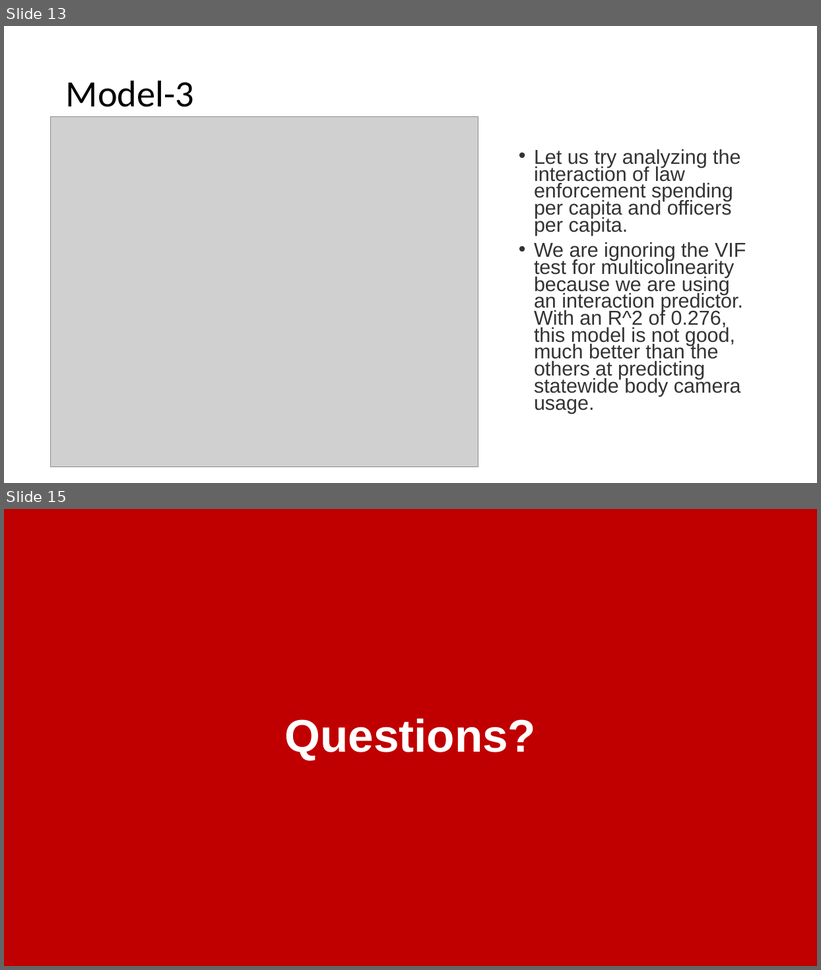
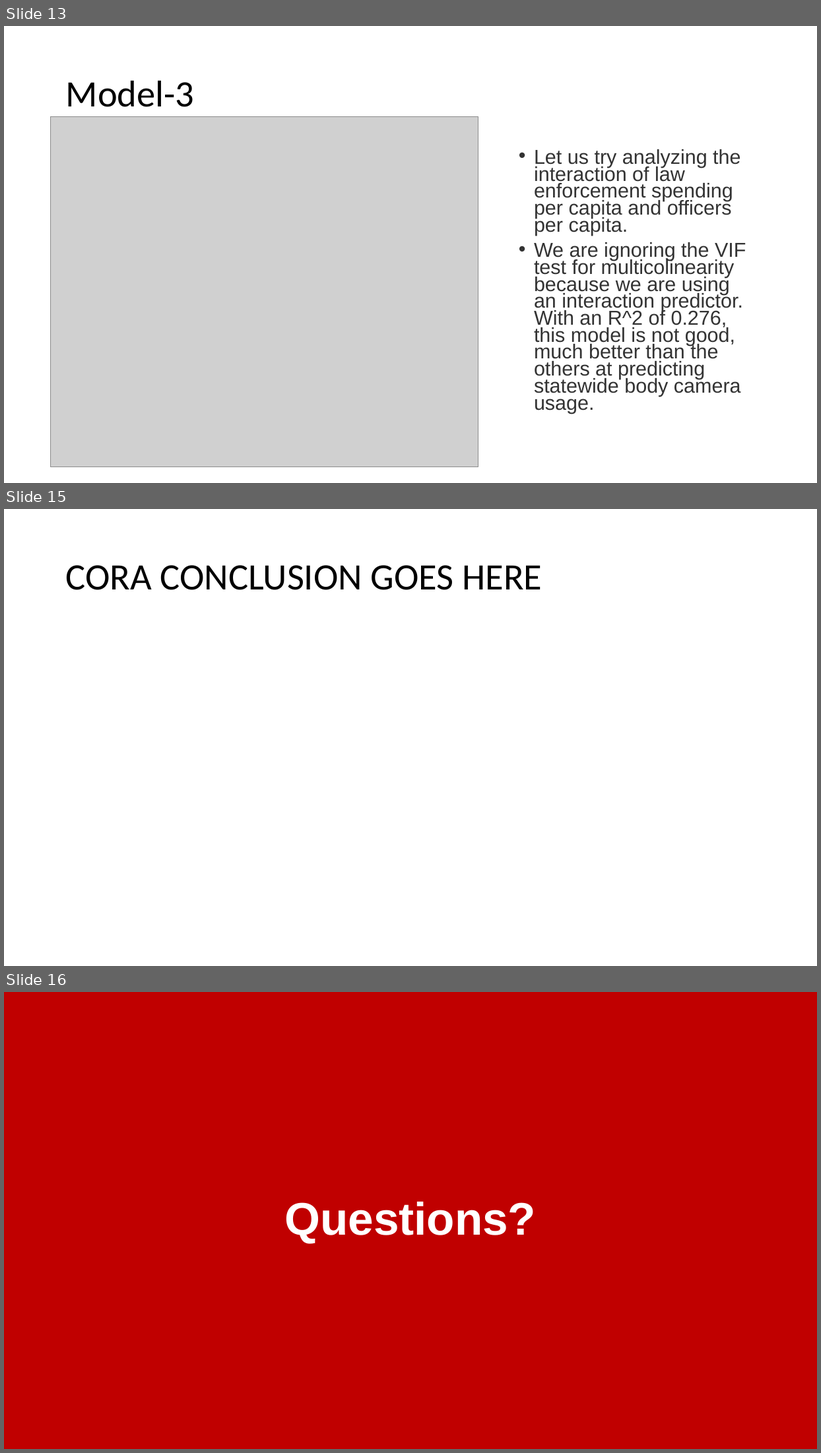
Before and after one commit to awinkhater/Dats6101_Team3, a slide deck: FINAL_PROJECT/Final Project PPT DATS 6101.pptx. Shown one above the other, each under a label of ours: slides 13 and 15 before the commit, slides 13, 15 and 16 after it; the slides between them are not shown. The pictures are 821x970 and 821x1453 pixels, drawn with LibreOffice and Linux fonts; fonts in the diff are those of the drawing; grey boxes stand for pictures. Boxes give left, top, right and bottom in pixels: in the first picture for what was removed or moved away, otherwise in the second. Text is boxed around its words. In the diff, an @@ line names an element or a change of style, - is before the commit and + after.

```diff
--- a/FINAL_PROJECT/Final Project PPT DATS 6101.pptx
+++ b/FINAL_PROJECT/Final Project PPT DATS 6101.pptx
@@ slide 15 added at [4, 509, 817, 966], background #FFFFFF @@
@@ title added at [66, 565, 542, 590], 44 pt, text #000000 @@
+CORA CONCLUSION GOES HERE
@@ what was slide 15 is now slide 16 @@
```
Also in this commit, not shown: 1 slide changed.
